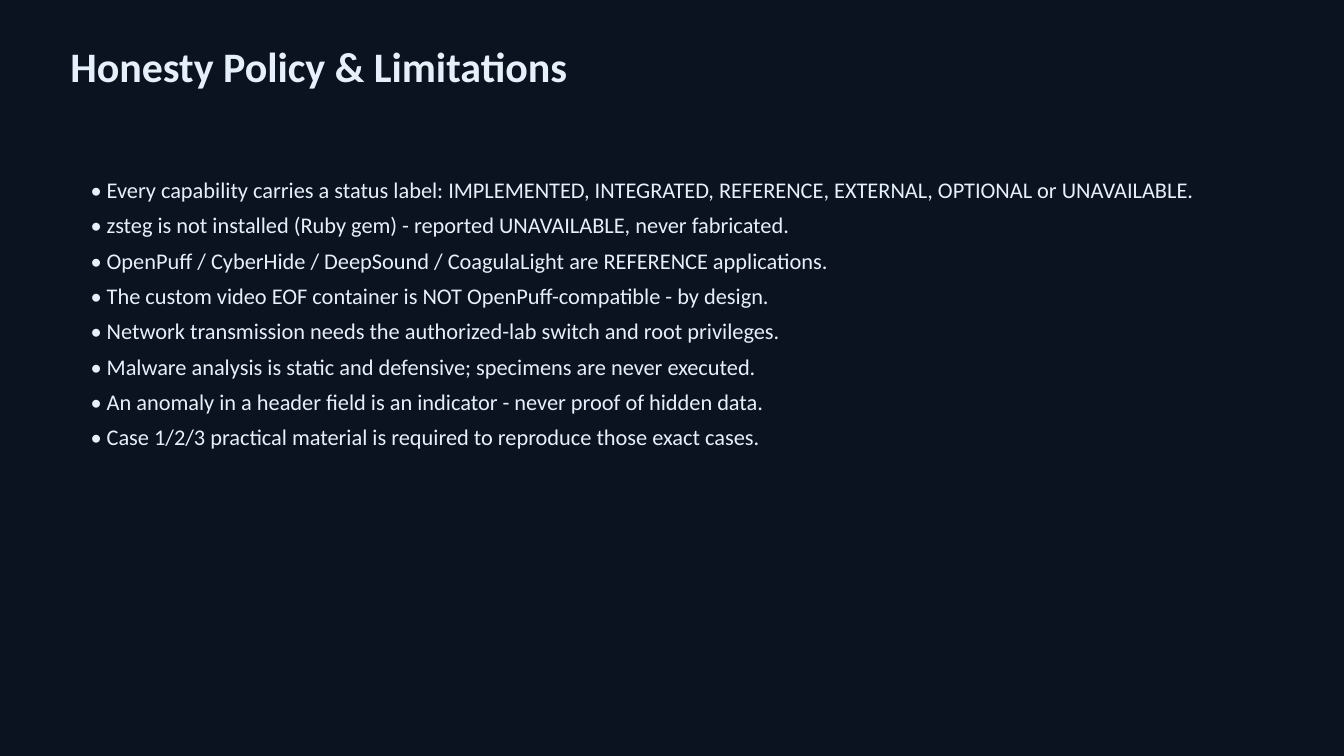
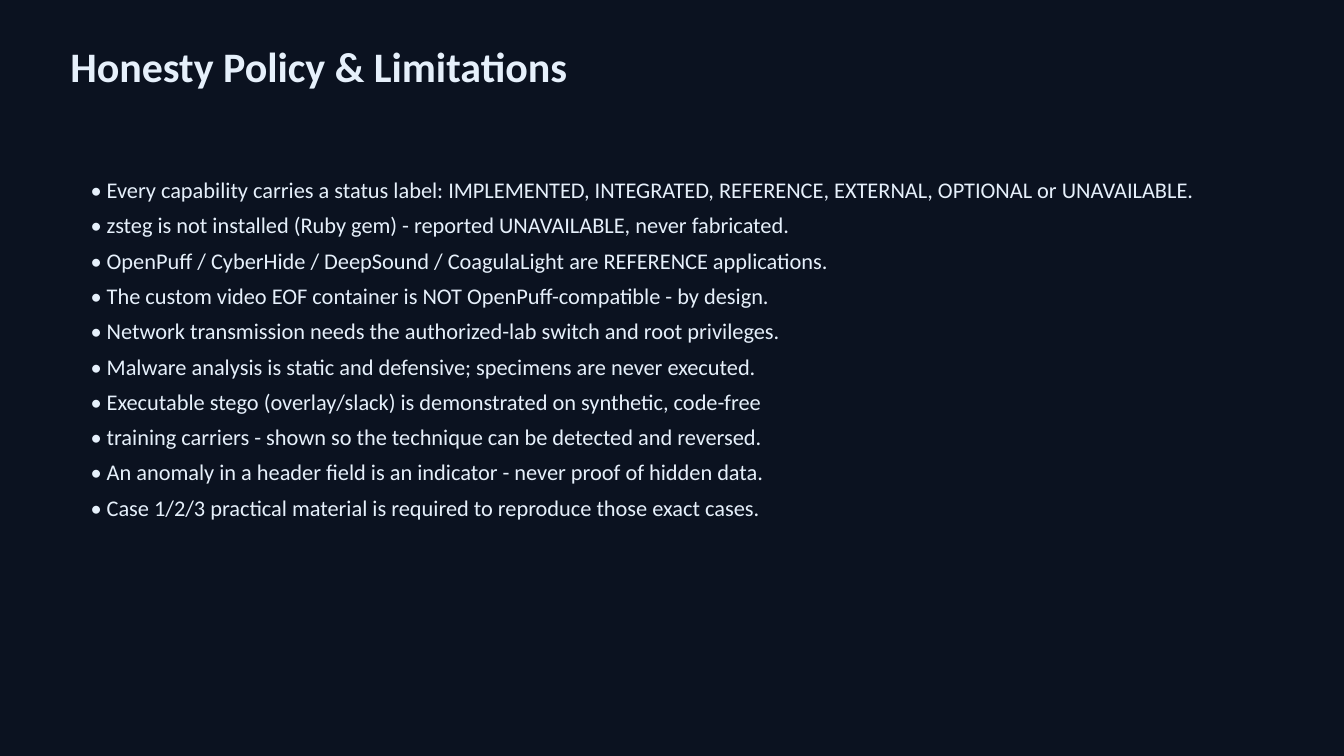
Before and after one commit to ko456123mo-jpg/Se2, a slide deck: slide 21 of StegoNexus_Presentation.pptx (slide 20 before the commit). Drawn at 1344x756 pixels with LibreOffice and Linux fonts; fonts in the diff are those of the drawing. Boxes give left, top, right and bottom in pixels: in the first picture for what was removed or moved away, otherwise in the second. Text is boxed around its words. In the diff, an @@ line names an element or a change of style, - is before the commit and + after.

```diff
--- a/StegoNexus_Presentation.pptx
+++ b/StegoNexus_Presentation.pptx
@@ text at bbox=[107, 394, 761, 449]: paragraphs added @@
+• Executable stego (overlay/slack) is demonstrated on synthetic, code-free
+• training carriers - shown so the technique can be detected and reversed.
```
Also in this commit, not shown: 1 other slide changed, 1 slide added, 6 other files.
